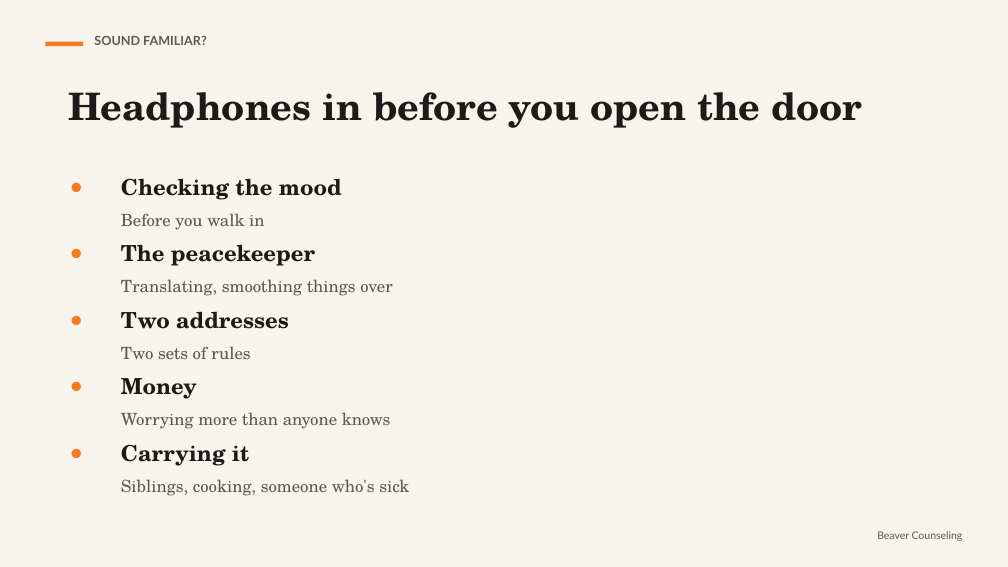
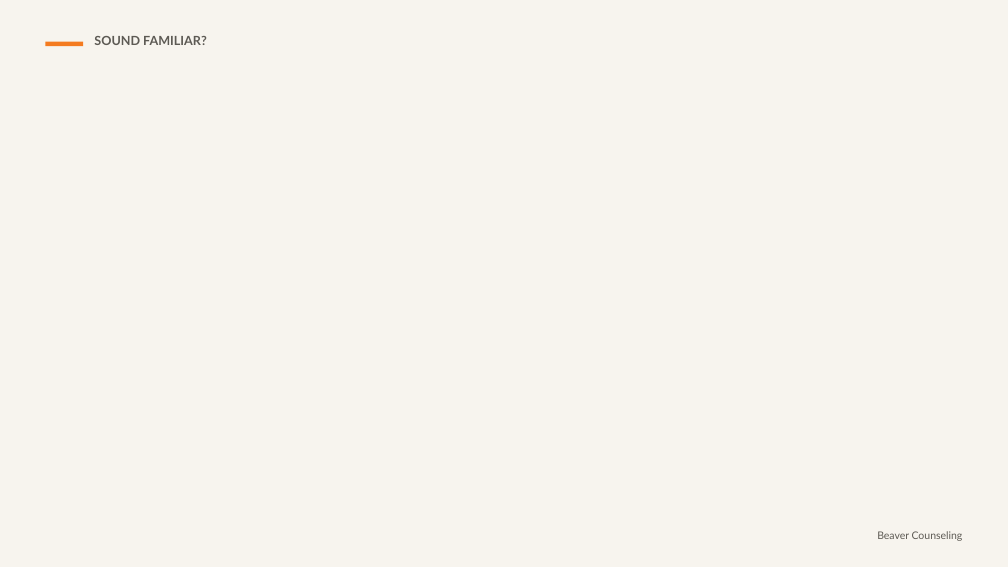
Before and after one commit to rmwtoolkit/bcds-toolkit, a slide deck: slide 4 of decks/when-home-feels-tense-lesson-v2.pptx (slide 3 before the commit). Drawn at 1008x567 pixels with LibreOffice and Linux fonts; fonts in the diff are those of the drawing; background and template pictures are left out. Boxes give left, top, right and bottom in pixels: in the first picture for what was removed or moved away, otherwise in the second. Text is boxed around its words. In the diff, an @@ line names an element or a change of style, - is before the commit and + after.

```diff
--- a/decks/when-home-feels-tense-lesson-v2.pptx
+++ b/decks/when-home-feels-tense-lesson-v2.pptx
@@ text removed at (x1=68, y1=92, x2=863, y2=128) @@
-Headphones in before you open the door
@@ text removed at (x1=68, y1=170, x2=113, y2=237) @@
-•
@@ text removed at (x1=121, y1=178, x2=342, y2=230) @@
-Checking the mood
-Before you walk in
@@ text removed at (x1=68, y1=237, x2=113, y2=303) @@
-•
@@ text removed at (x1=121, y1=244, x2=392, y2=296) @@
-The peacekeeper
-Translating, smoothing things over
@@ text removed at (x1=68, y1=303, x2=113, y2=370) @@
-•
@@ text removed at (x1=121, y1=311, x2=289, y2=359) @@
-Two addresses
-Two sets of rules
@@ text removed at (x1=68, y1=370, x2=113, y2=436) @@
-•
@@ text removed at (x1=121, y1=378, x2=391, y2=429) @@
-Money
-Worrying more than anyone knows
@@ text removed at (x1=68, y1=436, x2=113, y2=503) @@
-•
@@ text removed at (x1=121, y1=444, x2=409, y2=496) @@
-Carrying it
-Siblings, cooking, someone who's sick
```
Also in this commit, not shown: 9 other slides changed, 13 slides added, 1 slide removed, 8 other files.
